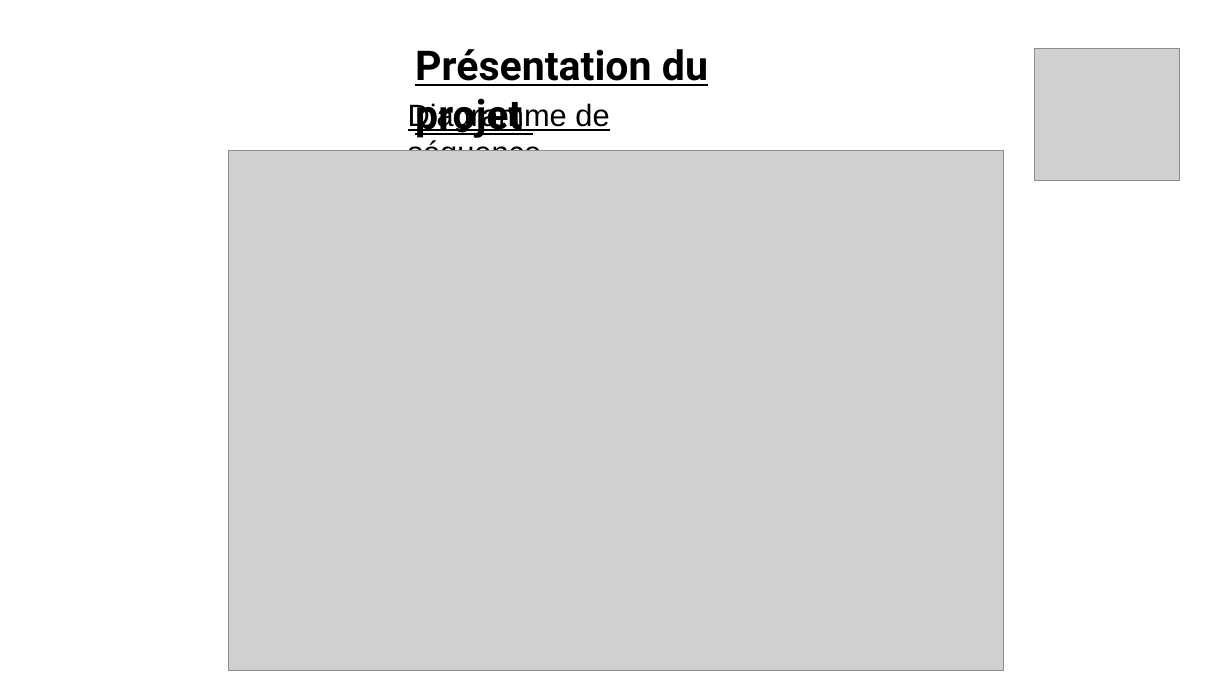
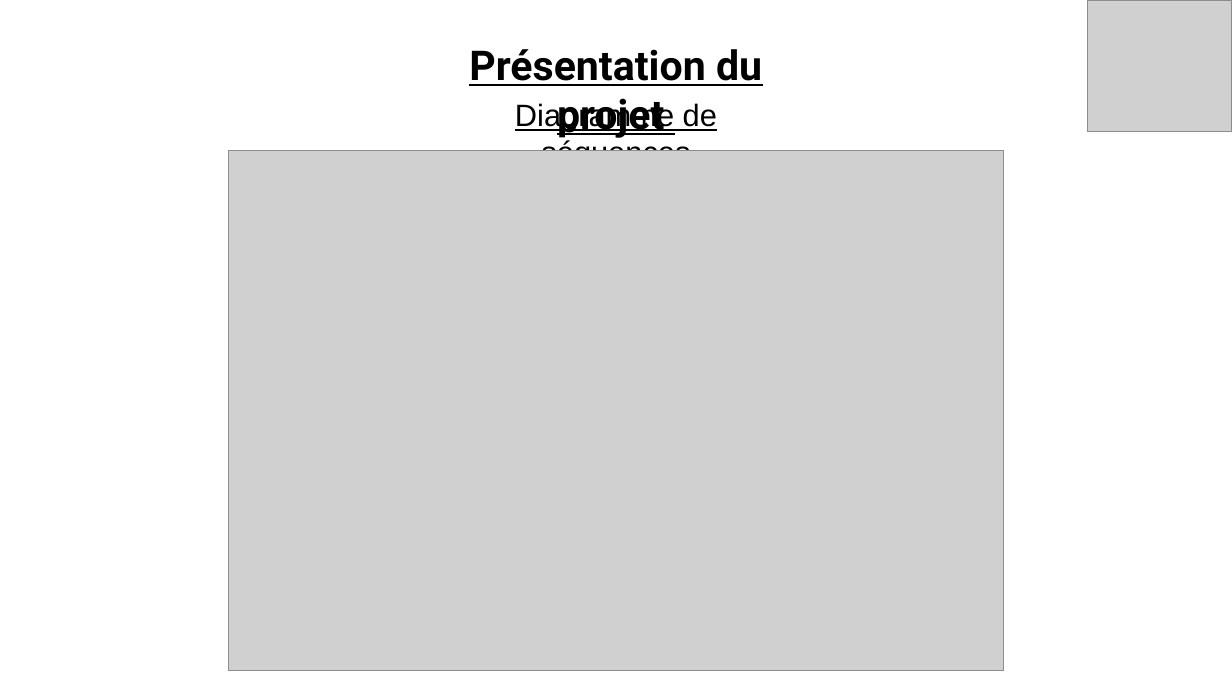
Before and after one commit to vento11b/mini-projet2, a slide deck: slide 6 of Présentation/TOKI.pptx. Drawn at 1232x693 pixels with LibreOffice and Linux fonts; fonts in the diff are those of the drawing; grey boxes stand for pictures. Boxes give left, top, right and bottom in pixels: in the first picture for what was removed or moved away, otherwise in the second. Text is boxed around its words. In the diff, an @@ line names an element or a change of style, - is before the commit and + after.

```diff
--- a/Présentation/TOKI.pptx
+++ b/Présentation/TOKI.pptx
@@ picture: place and size @@
-picture at (1035,49,1179,181)
+picture at (1088,0,1232,132)
@@ text "Présentation du projet" at (469,49,762,138): alignment left to centre @@
@@ text at (515,101,717,151): text changed @@
-Diagramme de séquence
+Diagramme de séquences
```
Also in this commit, not shown: 6 other slides changed, 5 slides added, 1 slide removed, 1 other file.
